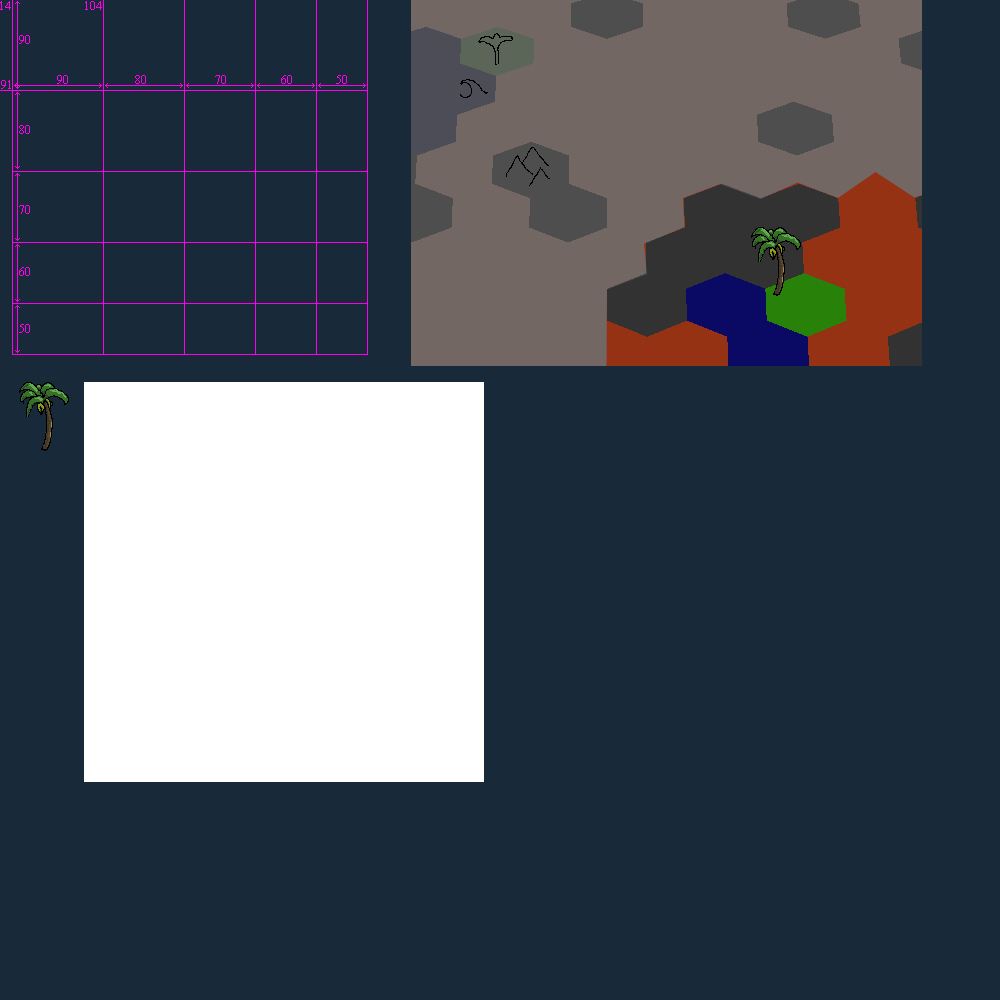
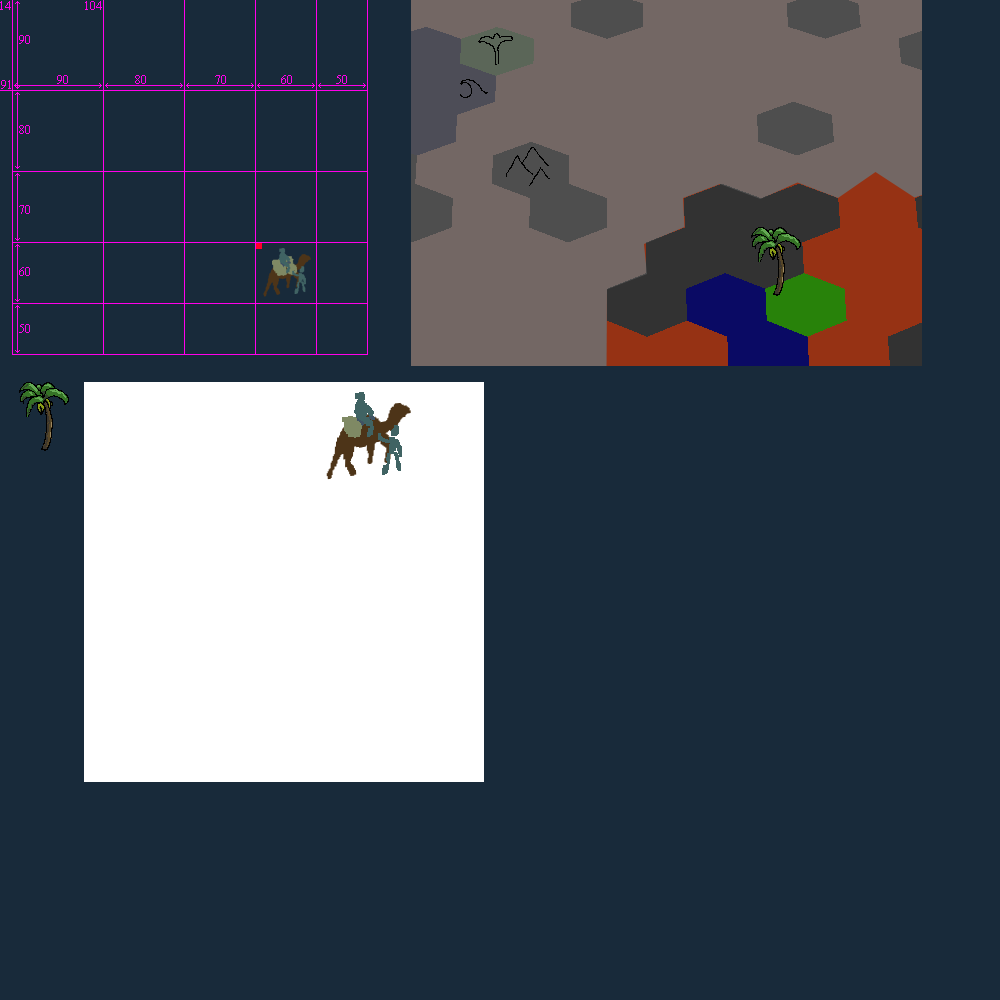
Revision of a layered 1000 x 1000 image; what changed, layer by layer:
added group "unit" with 9 layers above "схемат." over (x1=256, y1=243, x2=411, y2=480)
added group "dublikat" with 4 layers in group "unit" over (x1=256, y1=243, x2=311, y2=297)
added layer "chelovek idet копия" in group "dublikat" over (x1=256, y1=243, x2=306, y2=294)
added layer "chelovek копия" in group "dublikat" over (x1=256, y1=243, x2=291, y2=274)
added layer "claja копия" in group "dublikat" over (x1=256, y1=243, x2=297, y2=276)
added layer "verb копия" in group "dublikat" over (x1=256, y1=243, x2=311, y2=297)
added layer "chelovek idet" in group "unit" over (x1=378, y1=425, x2=402, y2=475)
added layer "chelovek" in group "unit" over (x1=342, y1=392, x2=375, y2=438)
added layer "verb" in group "unit" over (x1=326, y1=402, x2=411, y2=480)
